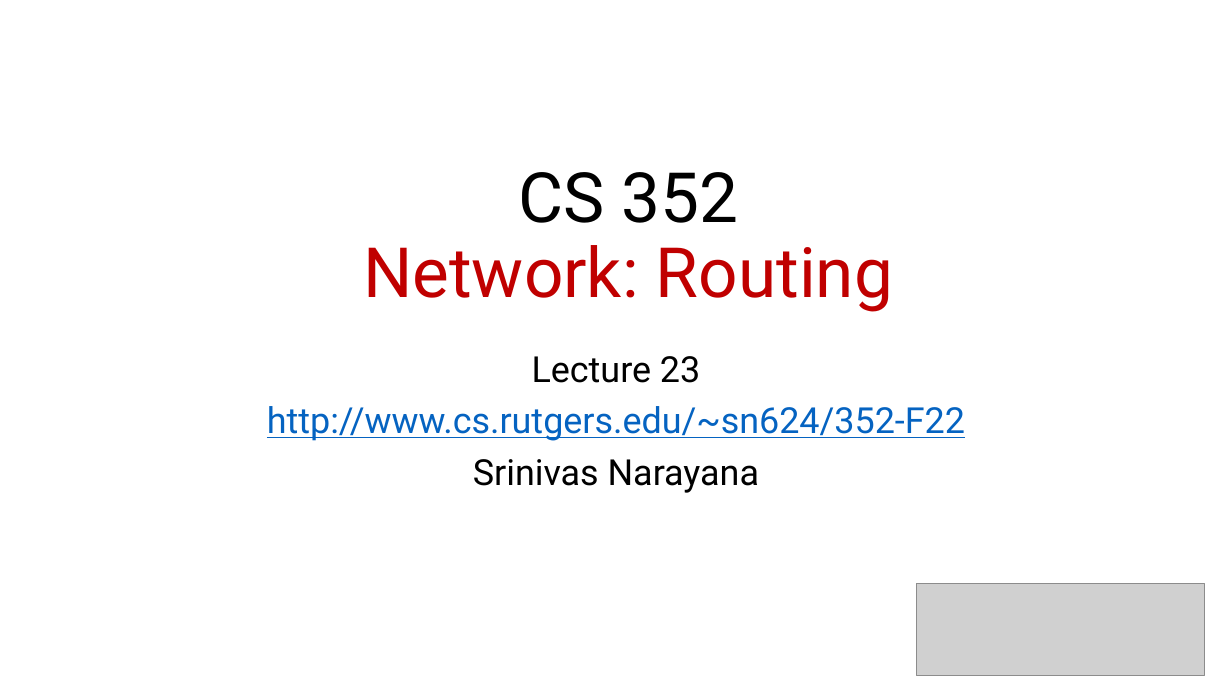
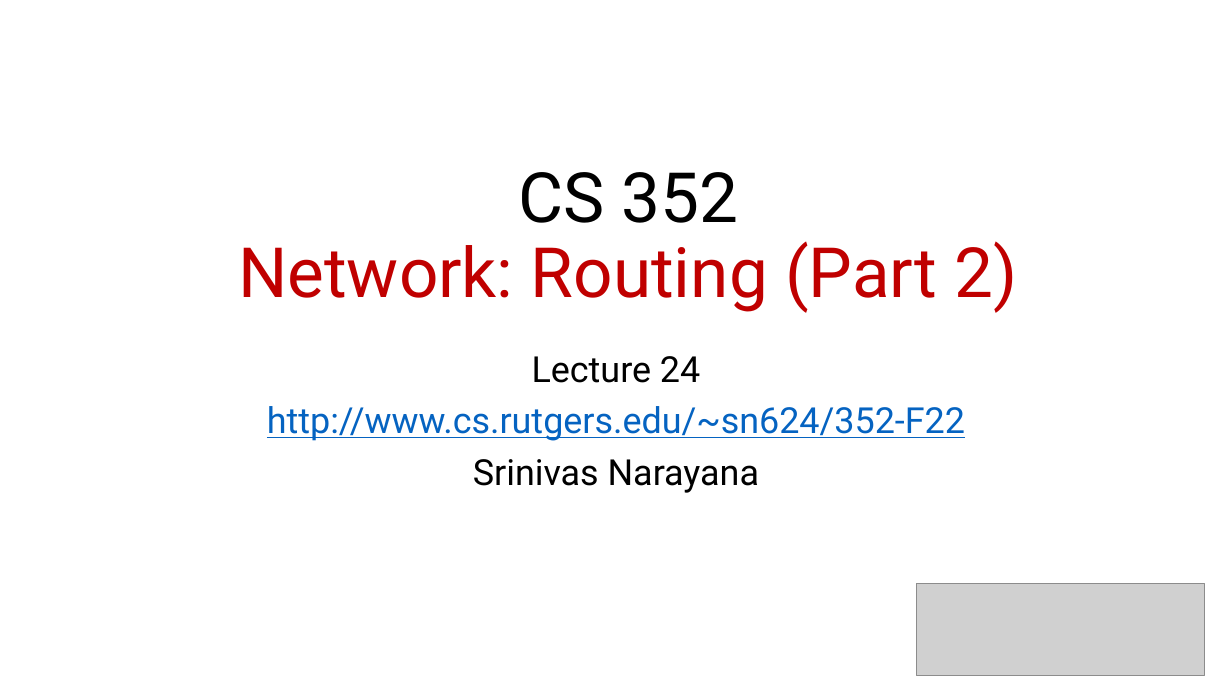
Before and after one commit to ngsrinivas/coursegen, a slide deck: slide 1 of ex/352-F22/staging/352-F22/lectures/24-net-routing-2.pptx. Drawn at 1232x693 pixels with LibreOffice and Linux fonts; fonts in the diff are those of the drawing; grey boxes stand for pictures. Boxes give left, top, right and bottom in pixels: in the first picture for what was removed or moved away, otherwise in the second. Text is boxed around its words. In the diff, an @@ line names an element or a change of style, - is before the commit and + after.

Commit message:
Make small modifications to lecture 24

```diff
--- a/ex/352-F22/staging/352-F22/lectures/24-net-routing-2.pptx
+++ b/ex/352-F22/staging/352-F22/lectures/24-net-routing-2.pptx
@@ title at [238,172,1018,313]: text changed @@
-CS 352
-Network: Routing
+CS 352
+Network: Routing (Part 2)
@@ subtitle at [532,356,700,383]: text changed @@
-Lecture 23
+Lecture 24
```
Also in this commit, not shown: 1 other file.
